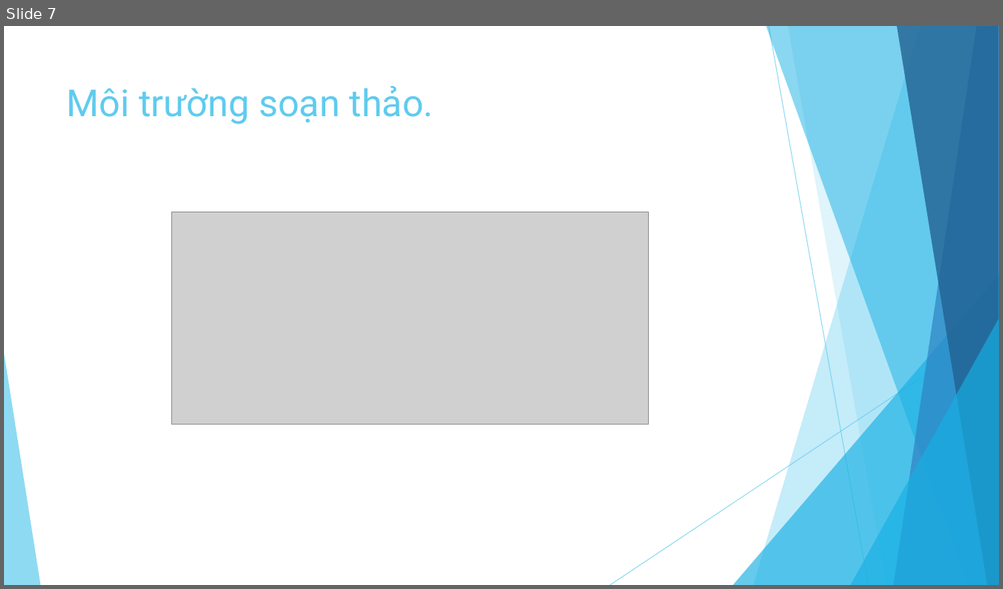
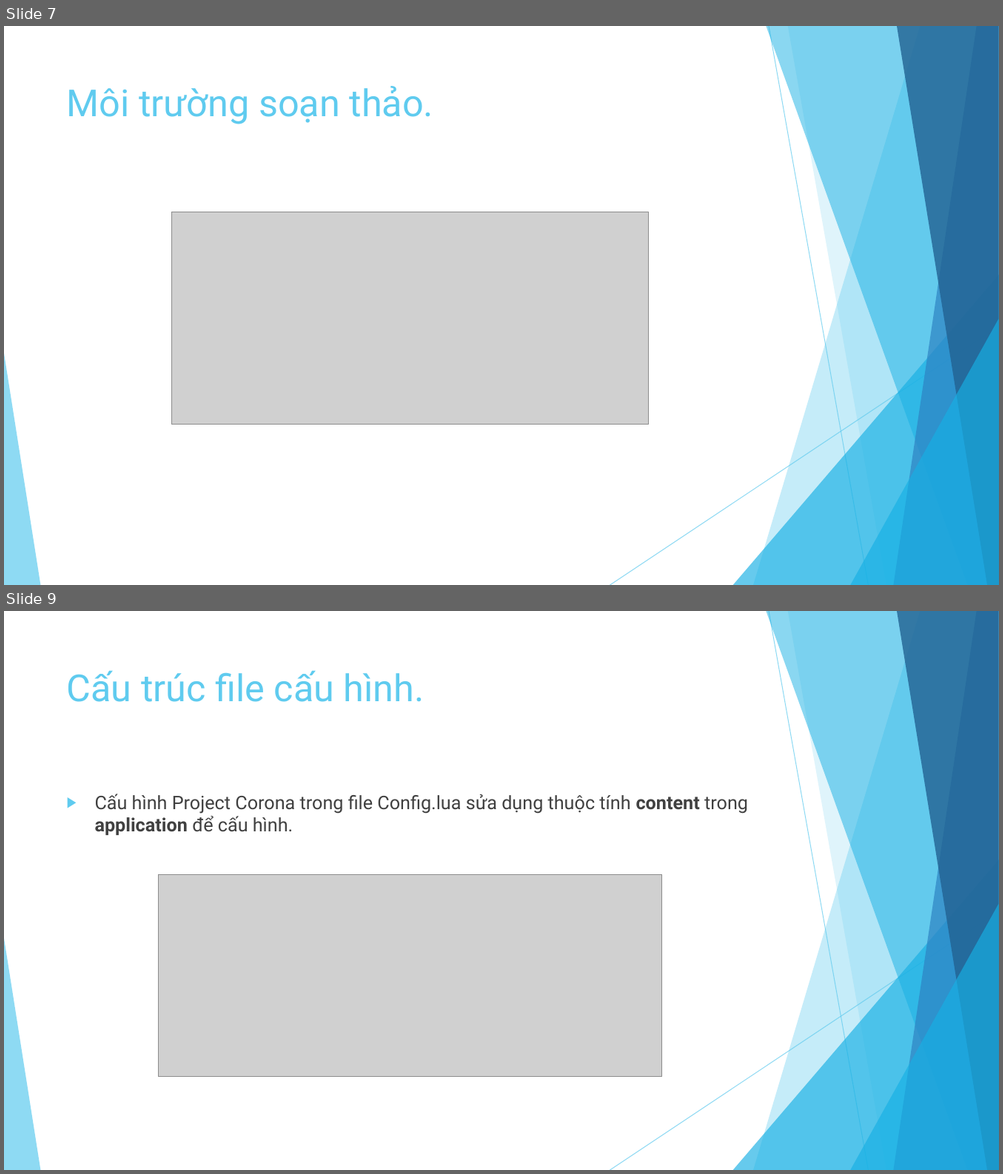
Before and after one commit to ndthanhdev/TDT-Spring-2017, a slide deck: Corona/Presentation1.pptx. Shown one above the other, each under a label of ours: slide 7 before the commit, slides 7 and 9 after it; the slides between them are not shown. The pictures are 1003x589 and 1003x1174 pixels, drawn with LibreOffice and Linux fonts; fonts in the diff are those of the drawing; grey boxes stand for pictures. Boxes give left, top, right and bottom in pixels: in the first picture for what was removed or moved away, otherwise in the second. Text is boxed around its words. In the diff, an @@ line names an element or a change of style, - is before the commit and + after.

Commit message:
config

```diff
--- a/Corona/Presentation1.pptx
+++ b/Corona/Presentation1.pptx
@@ slide 9 added at <box>4,611,999,1170</box>, background #FFFFFF; not listed: 10 template elements that a slide beside it also shows @@
@@ title added at <box>67,670,424,702</box>, 36 pt, text #5FCBEF @@
+Cấu trúc file cấu hình.
@@ text added at <box>95,794,748,835</box>, 18 pt, text #404040 @@
+▶ Cấu hình Project Corona trong file Config.lua sửa dụng thuộc tính content trong application để cấu hình.
@@ picture added at <box>159,875,662,1077</box> @@
```
Also in this commit, not shown: 4 slides changed, 4 other slides added, 1 other file.
